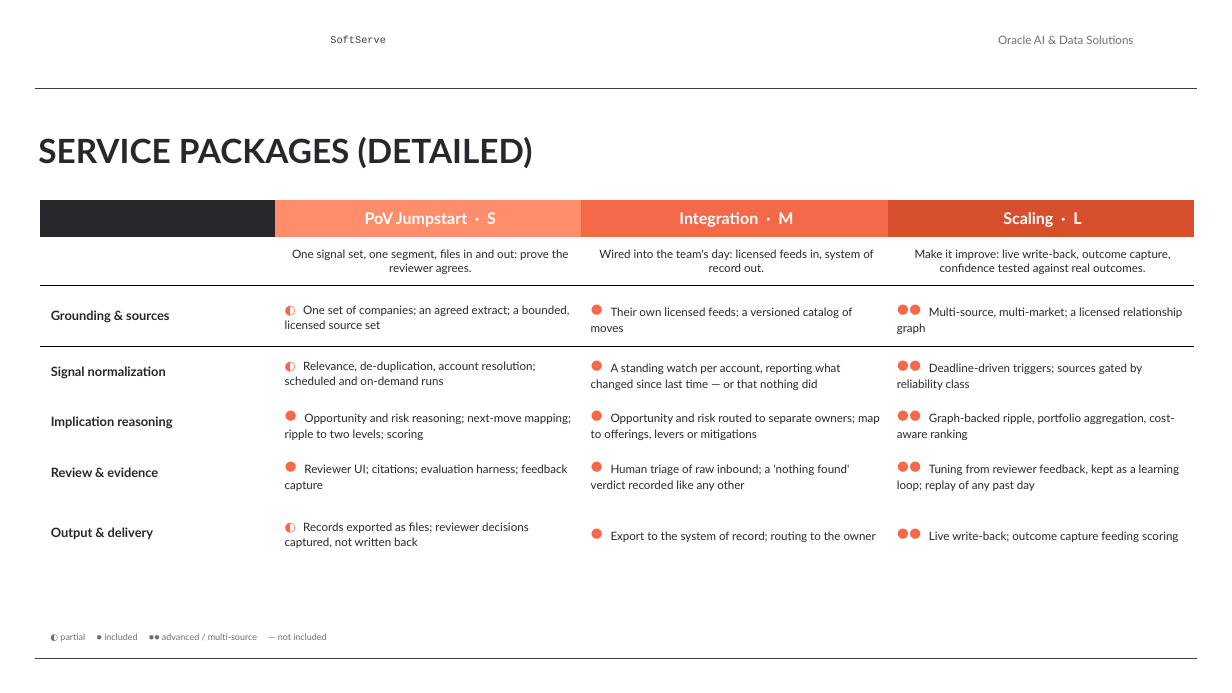
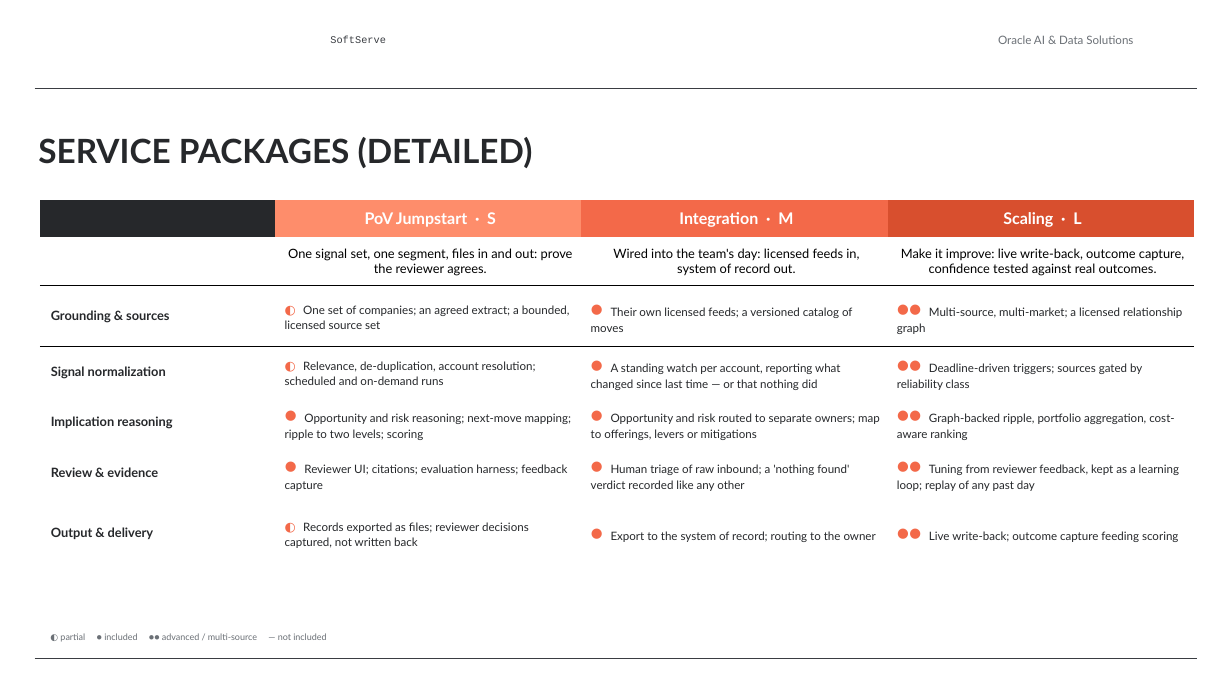
Before and after one commit to alexey-orlov/AO-Personal-OS, a slide deck: slide 10 of outputs/oracle-packs/account-insights/artifacts/account-insights-sales-deck.pptx. Drawn at 1232x693 pixels with LibreOffice and Linux fonts; fonts in the diff are those of the drawing; background and template pictures are left out. Boxes give left, top, right and bottom in pixels: in the first picture for what was removed or moved away, otherwise in the second. Text is boxed around its words. In the diff, an @@ line names an element or a change of style, - is before the commit and + after.

```diff
--- a/outputs/oracle-packs/account-insights/artifacts/account-insights-sales-deck.pptx
+++ b/outputs/oracle-packs/account-insights/artifacts/account-insights-sales-deck.pptx
@@ table at (40,201,1193,616) @@
@@ size 9 to 10 pt, text colour #26282B to #000000 in "One signal set, one segment, files in ...", "Wired into the team's day: licensed feeds ...", "Make it improve: live write-back, outcome capture, ..." @@
```
Also in this commit, not shown: 2 other slides changed.
